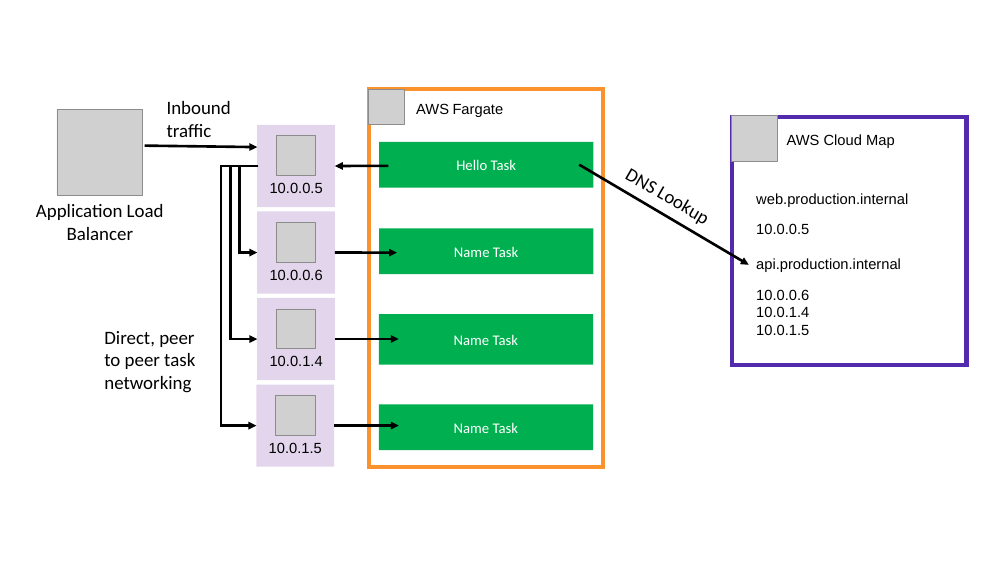
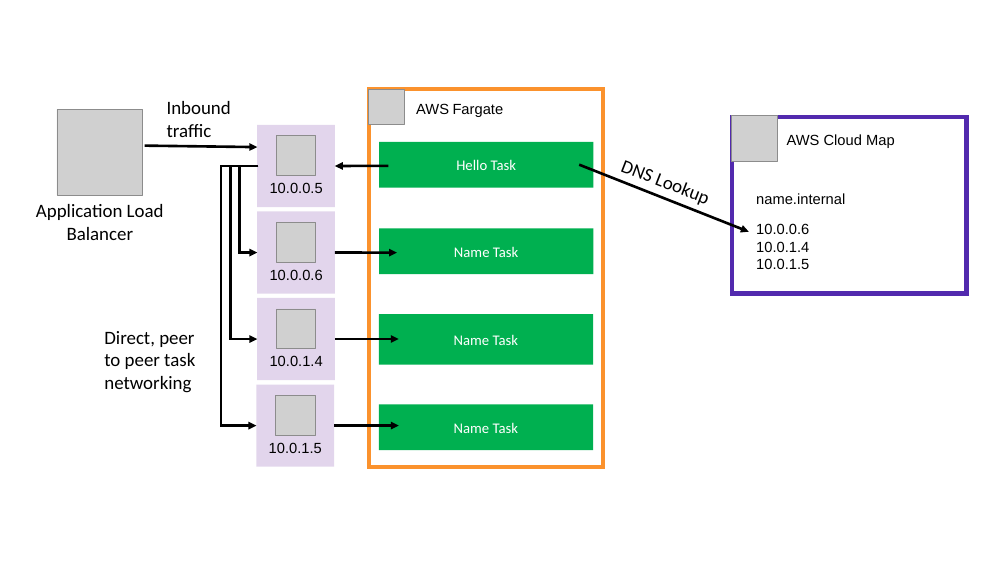
Before and after one commit to aws-samples/container-patterns, a slide deck: slide 1 of pattern/service-discovery-fargate-microservice-cloud-map/diagram.pptx. Drawn at 1008x567 pixels with LibreOffice and Linux fonts; fonts in the diff are those of the drawing; grey boxes stand for pictures. Boxes give left, top, right and bottom in pixels: in the first picture for what was removed or moved away, otherwise in the second. Text is boxed around its words. In the diff, an @@ line names an element or a change of style, - is before the commit and + after.

```diff
--- a/pattern/service-discovery-fargate-microservice-cloud-map/diagram.pptx
+++ b/pattern/service-discovery-fargate-microservice-cloud-map/diagram.pptx
@@ rectangle: place and size @@
-rectangle at [732,117,966,365]
+rectangle at [732,117,966,294]
@@ text "DNS Lookup" at [620,160,650,184]: rotation 30 to 21 degrees @@
@@ arrow moved from (579, 165) - (749, 265) to (579, 165) - (749, 232) @@
@@ text at [756,193,845,204]: text changed @@
-web.production.internal
-10.0.0.5
-api.production.internal
+name.internal
```
Also in this commit, not shown: 1 other file.
